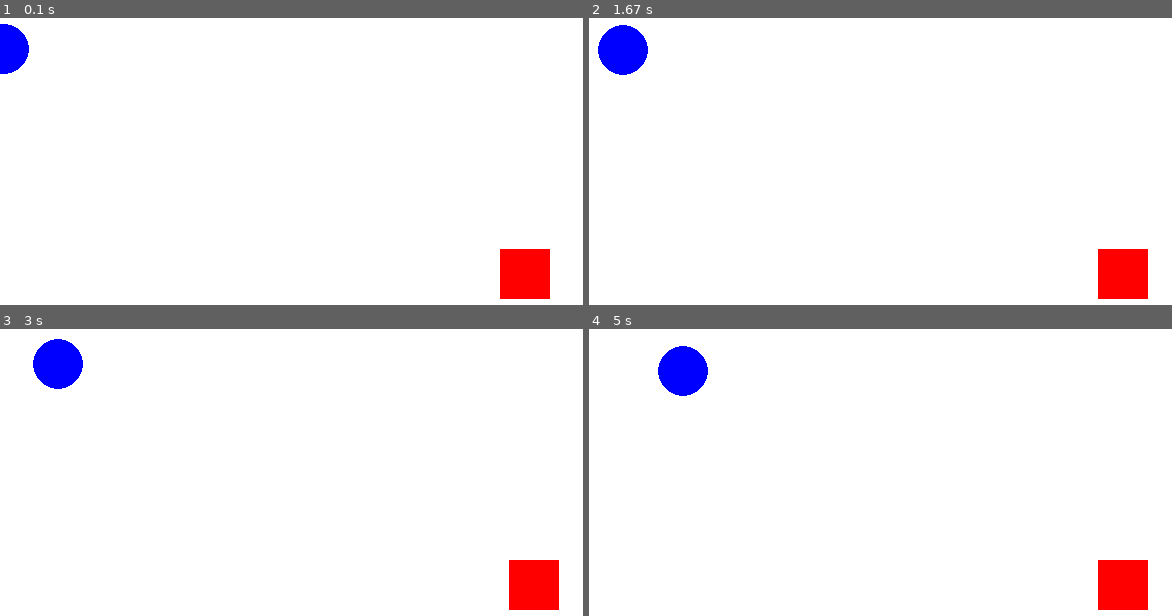
Above: before the commit, frames 1-4 (two rows, left to right).
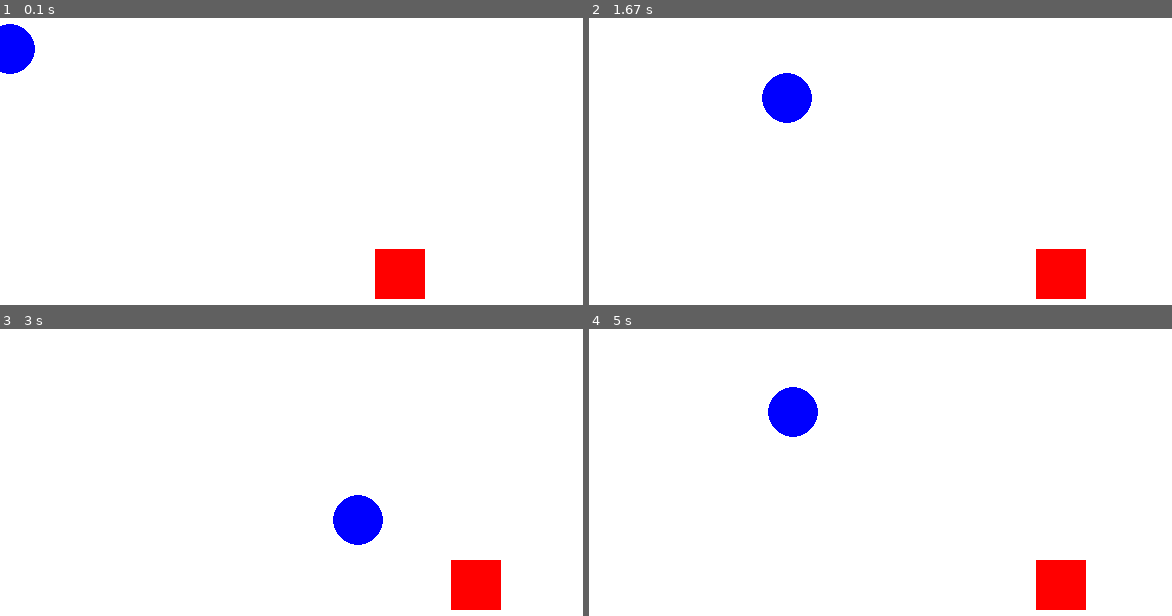
Above: after the commit, the same moments.

Repository: WesleyGCO/Pizza-Panic
Game: pygame game, started from src/main.py
Same seed, same stepped clock (60 frames per second), same inputs: the game is played once before the commit and once after it.
Inputs:
- Up to frame 1 (0.1 s): no input
- Up to frame 2 (1.67 s): hold Right 0.33-0.8 s; hold Right 0.83-1.3 s; hold Left from 1.33 s (still down)
- Up to frame 3 (3 s): release Left at 1.87 s; hold Left 1.9-2.3 s; hold Right 2.33-2.97 s
- Up to frame 4 (5 s): hold Left 3-3.47 s; hold Right 3.5-3.97 s; hold Right 4-4.47 s; hold Left from 4.5 s (still down)

The runs differ from the first frame. In frame 1, 3.2% of the frame differs, in the area x 0-95%, y 2-98%; in frame 2, 5.3%, in the area x 1-96%, y 2-98%; in frame 3, 5.3%; in frame 4, 5.3%.

Commit message:
Ajustes gerais

Diff:
--- a/src/entities/ItemRuim.py
+++ b/src/entities/ItemRuim.py
@@ -11,7 +11,7 @@
         self.start_y = y
         self.radius = 25
         self.color = (0, 0, 255)
-        self.speed_x = 0.6
+        self.speed_x = 2
 
     def update(self):
         # Atualiza a posição horizontal (movimento reto)
@@ -30,3 +30,11 @@
 
     def draw(self, screen):
         pygame.draw.circle(screen, self.color, (self.x, self.y), self.radius)
+
+    def draw_personagem(self, screen, personagem_x, personagem_y):
+        pygame.draw.circle(screen, self.color, (personagem_x, personagem_y), self.radius)
+
+    def reseta_posicao(self):
+        # Redefine a posição do item ruim para a posição inicial
+        self.x = self.start_x
+        self.y = self.start_y
--- a/src/entities/Jogo.py
+++ b/src/entities/Jogo.py
@@ -7,13 +7,11 @@
         # Configurações da janela
         self.screen_width = 800
         self.screen_height = 600
+
+        # Cria a tela com o título Pizza Panic
         self.screen = pygame.display.set_mode(
             (self.screen_width, self.screen_height))
         pygame.display.set_caption("Pizza Panic")
-
-        self.relogio = pygame.time.Clock()
-        self.personagem = Personagem(500, 500)
-        self.itemRuim = ItemRuim(0, 300)
 
         self.is_running = False
 
@@ -21,25 +19,27 @@
         # Inicializa o Pygame
         pygame.init()
 
+        self.relogio = pygame.time.Clock()
+        self.personagem = Personagem(cor=(255, 0, 0), tamanho_x = 50, tamanho_y = 50, velocidade = 2, posicao_x = 375, posicao_y = 500)
+        self.itemRuim = ItemRuim(0, 300)
+
         # Variável para controlar a execução do jogo
         self.is_running = True
 
     def run(self):
         # Executa o loop principal do jogo
         while self.is_running:
+            self.screen.fill((255, 255, 255))
             self.handle_input()
             self.update()
             self.render()
-            self.personagem.handle_input()
-            self.personagem.update()
-            self.itemRuim.update()
 
-            self.screen.fill((255, 255, 255))
-            self.personagem.draw(self.screen)
-
-            self.itemRuim.draw(self.screen)
-
-            pygame.display.flip()
+            # Verificar teclas pressionadas
+            teclas = pygame.key.get_pressed()
+            if teclas[pygame.K_LEFT]:
+                self.personagem.andar_esquerda()
+            if teclas[pygame.K_RIGHT]:
+                self.personagem.andar_direita()
 
     def handle_input(self):
         # Lida com a entrada do jogador
@@ -48,16 +48,30 @@
                 self.is_running = False
 
     def update(self):
-        # Atualiza o estado do jogo
-        pass
+        # Verificar colisão entre personagem e item ruim
+        if self.checa_colisao(self.personagem, self.itemRuim):
+            self.personagem.coletar_item(self.itemRuim)
+            # Aqui você pode adicionar a lógica para o que acontece quando ocorre uma colisão
+            # Por exemplo, pode reiniciar a posição do item ruim
+            self.itemRuim.reseta_posicao()
 
     def render(self):
         # Renderiza o estado do jogo na tela
         self.screen.fill((255, 255, 255))
-        self.personagem.draw(self.screen)
+        self.personagem.desenhar(self.screen)
         self.itemRuim.draw(self.screen)
+        self.itemRuim.update()
+
         pygame.display.flip()
+        self.relogio.tick(60)
 
     def cleanup(self):
         # Limpa recursos alocados pelo jogo
         pygame.quit()
+
+    def checa_colisao(self, personagem, itemRuim):
+        # Verificar colisão entre dois objetos
+        return (personagem.posicao_x < itemRuim.x + itemRuim.radius and
+                personagem.posicao_x + personagem.tamanho_x > itemRuim.x and
+                personagem.posicao_y < itemRuim.y + itemRuim.radius and
+                personagem.posicao_y + personagem.tamanho_y > itemRuim.y)
--- a/src/entities/Personagem.py
+++ b/src/entities/Personagem.py
@@ -1,44 +1,48 @@
 import pygame
+from pygame.font import Font
+from entities.Vetor import Vetor
+from entities.ItemRuim import ItemRuim
 
 SCREEN_WIDTH = 800
 SCREEN_HEIGHT = 600
 
-class Personagem:
-    def __init__(self, x, y):
-        self.x = x
-        self.y = y
-        self.width = 50
-        self.height = 50
-        self.color = (255, 0, 0)
-        self.velocity_x = 0
-        self.velocity_y = 0
-        self.speed = 0.5
+pygame.init()
 
-    def handle_input(self):
-        keys = pygame.key.get_pressed()
-        if keys[pygame.K_LEFT]:
-            self.velocity_x = -self.speed
-        elif keys[pygame.K_RIGHT]:
-            self.velocity_x = self.speed
-        else:
-            self.velocity_x = 0  # Zera a velocidade horizontal se nenhuma tecla esquerda ou direita for pressionada
+fonte = Font(None, 20)
 
+class Personagem(Vetor):
+    def __init__(self, cor, tamanho_x, tamanho_y, velocidade, posicao_x, posicao_y):
+        super().__init__(cor, tamanho_x, tamanho_y, velocidade, posicao_x, posicao_y)
+        self.itens_coletados = []
 
-    def update(self):
+    def desenhar(self, screen):
+        pygame.draw.rect(screen, self.cor, (self.posicao_x, self.posicao_y, self.tamanho_x, self.tamanho_y))
 
-        self.x += self.velocity_x
-        self.y += self.velocity_y
+        # Renderiza a quantidade de itens coletados
+        texto_itens_coletados = f"+ {len(self.itens_coletados)}"
 
-        # Verifique se o personagem atingiu os limites da tela
-        if self.x < 0:  # Se o personagem sair pela esquerda
-            self.x = 0
-        elif self.x + self.width > SCREEN_WIDTH:  # Se o personagem sair pela direita
-            self.x = SCREEN_WIDTH - self.width
+        superficie_texto = fonte.render(texto_itens_coletados, True, (255, 255, 255))
+        # Desenha a superfície no topo da tela
+        screen.blit(superficie_texto, (0, 0))
 
-        if self.y < 0:  # Se o personagem sair pelo topo
-            self.y = 0
-        elif self.y + self.height > SCREEN_HEIGHT:  # Se o personagem sair pelo fundo
-            self.y = SCREEN_HEIGHT - self.height
+    def andar_esquerda(self):
+        # Mover para a esquerda
+        self.posicao_x -= self.velocidade
 
-    def draw(self, screen):
-        pygame.draw.rect(screen, self.color, (self.x, self.y, self.width, self.height))
+            # Limitar movimento para não ultrapassar as bordas da tela
+        if self.posicao_x < 0:  # Se estiver à esquerda da tela
+            self.posicao_x = 0
+
+    def andar_direita(self):
+        # Mover para a direita
+        self.posicao_x += self.velocidade
+
+        # Limitar movimento para não ultrapassar as bordas da tela
+        if self.posicao_x < 0:  # Se estiver à esquerda da tela
+            self.posicao_x = 0
+        elif self.posicao_x + self.tamanho_x > SCREEN_WIDTH:  # Se estiver à direita da tela
+            self.posicao_x = SCREEN_WIDTH - self.tamanho_x
+
+    def coletar_item(self, itemRuim):
+        # Adiciona o item coletado à lista de itens coletados
+        self.itens_coletados.append(itemRuim)
--- a/src/new_entities/Vetor.py
+++ b/src/entities/Vetor.py
@@ -1,5 +1,3 @@
-import pygame
-
 class Vetor:
     def __init__(self, cor, tamanho_x, tamanho_y, velocidade, posicao_x, posicao_y):
         self.cor = cor
--- a/src/new_entities/Personagem.py
+++ /dev/null
@@ -1,28 +0,0 @@
-import pygame
-from Vetor import Vetor
-
-class Personagem(Vetor):
-    def __init__(self, cor, tamanho_x, tamanho_y, velocidade, posicao_x, posicao_y):
-        super().__init__(cor, tamanho_x, tamanho_y, velocidade, posicao_x, posicao_y)
-
-    def desenhar(self, screen):
-        pygame.draw.rect(screen, self.cor, (self.posicao_x, self.posicao_y, self.tamanho_x, self.tamanho_y))
-
-    def andar_direita(self):
-        # Mover para a direita
-        self.posicao_x += self.velocidade
-
-        # Limitar movimento para não ultrapassar as bordas da tela
-        largura_tela = 800  # Largura da tela
-        if self.posicao_x < 0:  # Se estiver à esquerda da tela
-            self.posicao_x = 0
-        elif self.posicao_x + self.tamanho_x > largura_tela:  # Se estiver à direita da tela
-            self.posicao_x = largura_tela - self.tamanho_x
-
-    def andar_esquerda(self):
-        # Mover para a esquerda
-        self.posicao_x -= self.velocidade
-
-            # Limitar movimento para não ultrapassar as bordas da tela
-        if self.posicao_x < 0:  # Se estiver à esquerda da tela
-            self.posicao_x = 0
--- a/src/new_entities/main.py
+++ /dev/null
@@ -1,41 +0,0 @@
-import pygame
-import sys
-from Personagem import Personagem
-from Item import Item
-
-def main():
-    # Inicialização do Pygame
-    pygame.init()
-    largura, altura = 800, 600
-    screen = pygame.display.set_mode((largura, altura))
-    clock = pygame.time.Clock()
-
-    # Criar um objeto personagem
-    personagem = Personagem(cor=(255, 0, 0), tamanho_x=50, tamanho_y=50, velocidade=5, posicao_x=375, posicao_y=500)
-    item = Item(cor=(0, 255, 0), tamanho_x=50, tamanho_y=50, velocidade=5, posicao_x=400, posicao_y=250, radius=25)
-
-    # Loop principal
-    while True:
-        screen.fill((255, 255, 255))
-
-        for event in pygame.event.get():
-            if event.type == pygame.QUIT:
-                pygame.quit()
-                sys.exit()
-
-        # Verificar teclas pressionadas
-        teclas = pygame.key.get_pressed()
-        if teclas[pygame.K_LEFT]:
-            personagem.andar_esquerda()
-        if teclas[pygame.K_RIGHT]:
-            personagem.andar_direita()
-
-        # Desenhar o objeto personagem na tela
-        personagem.desenhar(screen)
-        item.desenhar(screen)
-
-        pygame.display.flip()
-        clock.tick(60)
-
-if __name__ == "__main__":
-    main()
